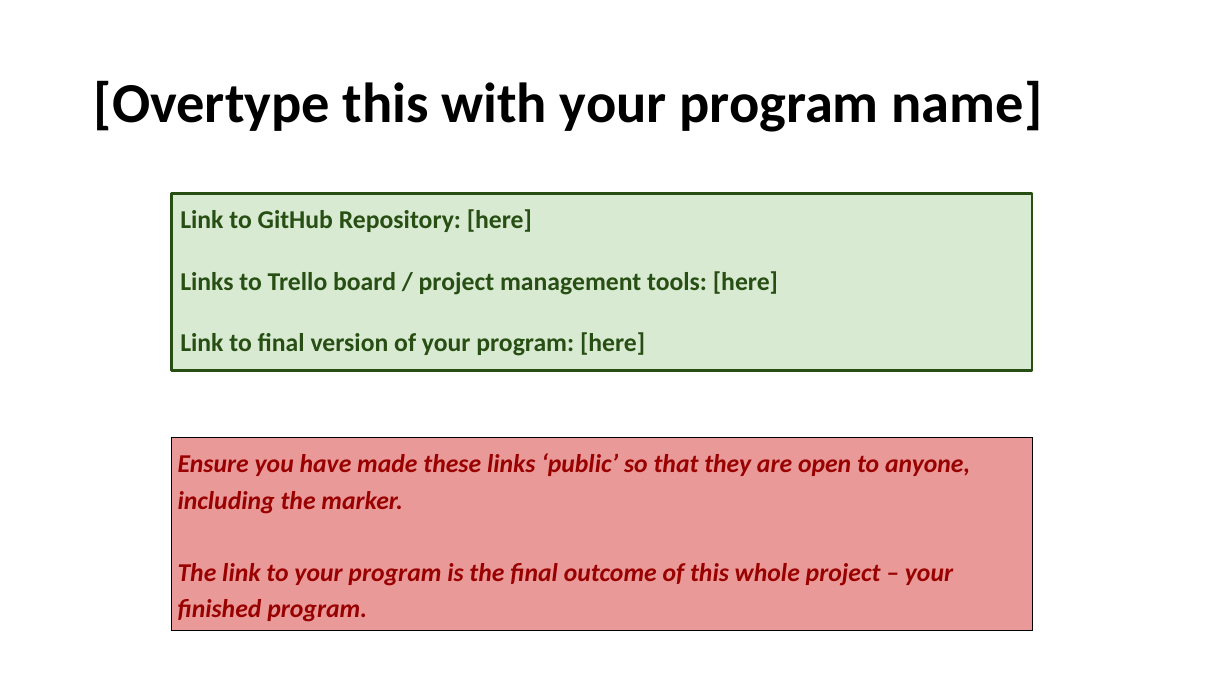
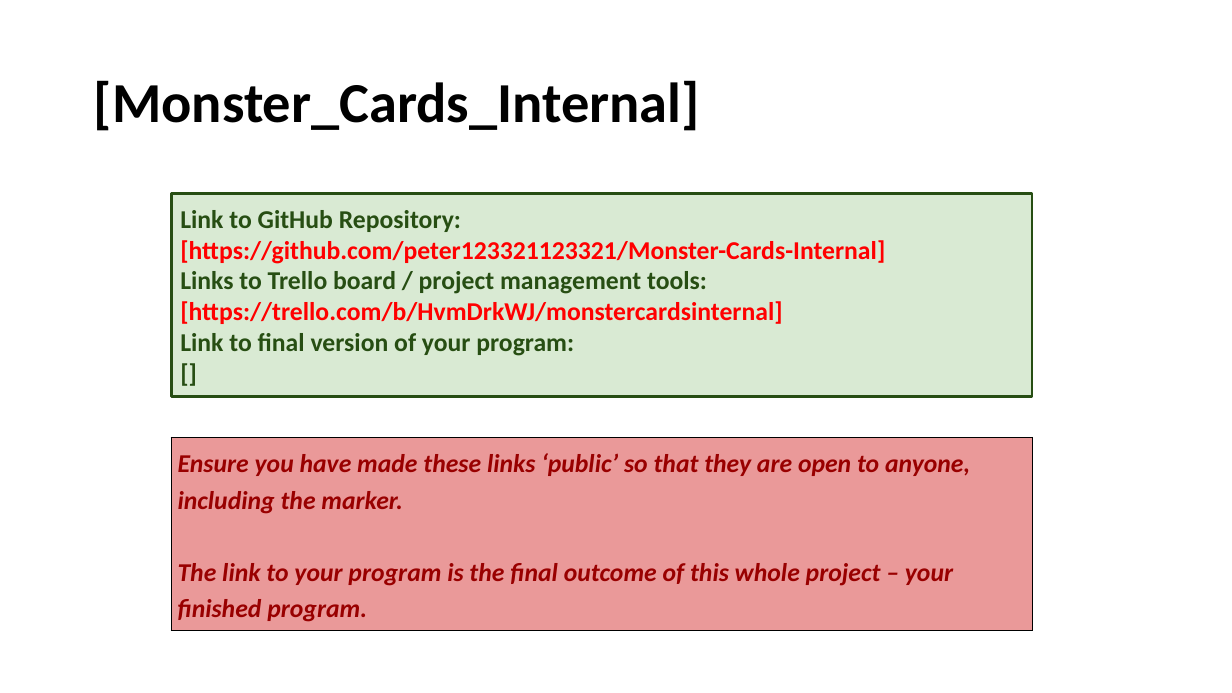
Before and after one commit to peter123321123321/Monster-Cards-Internal, a slide deck: slide 2 of 2.7 and 2.8 Documentation Template.pptx. Drawn at 1232x693 pixels with LibreOffice and Linux fonts; fonts in the diff are those of the drawing. Boxes give left, top, right and bottom in pixels: in the first picture for what was removed or moved away, otherwise in the second. Text is boxed around its words. In the diff, an @@ line names an element or a change of style, - is before the commit and + after.

Commit message:
powerpoint changes

```diff
--- a/2.7 and 2.8 Documentation Template.pptx
+++ b/2.7 and 2.8 Documentation Template.pptx
@@ title at (94, 80, 700, 131): text changed @@
-[Overtype this with your program name]
+[Monster_Cards_Internal]
@@ rectangle "Link to GitHub Repository:": place and size @@
-rectangle "Link to GitHub Repository:" at (171, 193, 1032, 370)
+rectangle "Link to GitHub Repository:" at (171, 193, 1032, 396)
@@ text in rectangle at (180, 210, 885, 356): text changed; text colour #274E13 to #FF0000 @@
-Link to GitHub Repository: [here]
-Links to Trello board / project management tools: [here]
-Link to final version of your program: [here]
+Link to GitHub Repository:
+[https://github.com/peter123321123321/Monster-Cards-Internal]
+Links to Trello board / project management tools:
+[https://trello.com/b/HvmDrkWJ/monstercardsinternal]
+Link to final version of your program:
+[]
```
Also in this commit, not shown: 2 other slides changed, 1 slide added.
